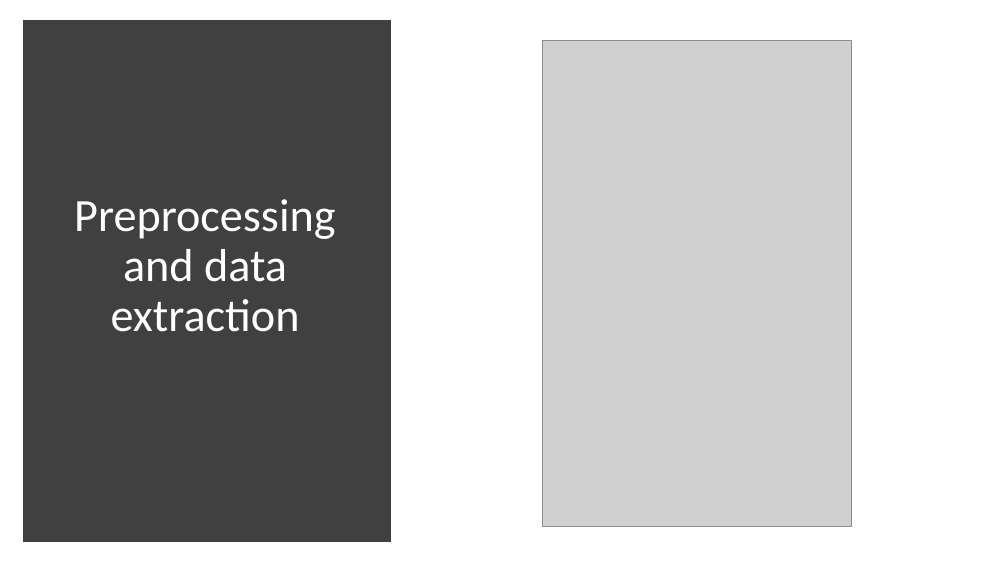
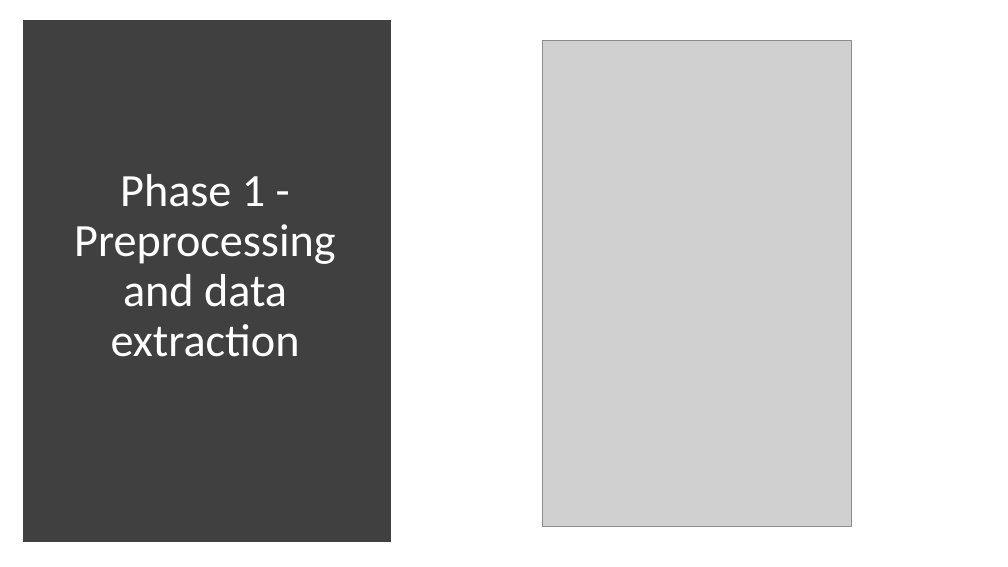
Before and after one commit to lleuch18/P9, a slide deck: slide 7 of Eksamensforberedelse/Fremlæggelse.pptx. Drawn at 1008x567 pixels with LibreOffice and Linux fonts; fonts in the diff are those of the drawing; grey boxes stand for pictures. Boxes give left, top, right and bottom in pixels: in the first picture for what was removed or moved away, otherwise in the second. Text is boxed around its words. In the diff, an @@ line names an element or a change of style, - is before the commit and + after.

```diff
--- a/Eksamensforberedelse/Fremlæggelse.pptx
+++ b/Eksamensforberedelse/Fremlæggelse.pptx
@@ title at (x1=74, y1=174, x2=335, y2=357): text changed @@
-Preprocessing and data extraction
+Phase 1 - Preprocessing and data extraction
```
Also in this commit, not shown: 10 other slides changed, 14 slides added, 3 slides removed, 4 other files.
